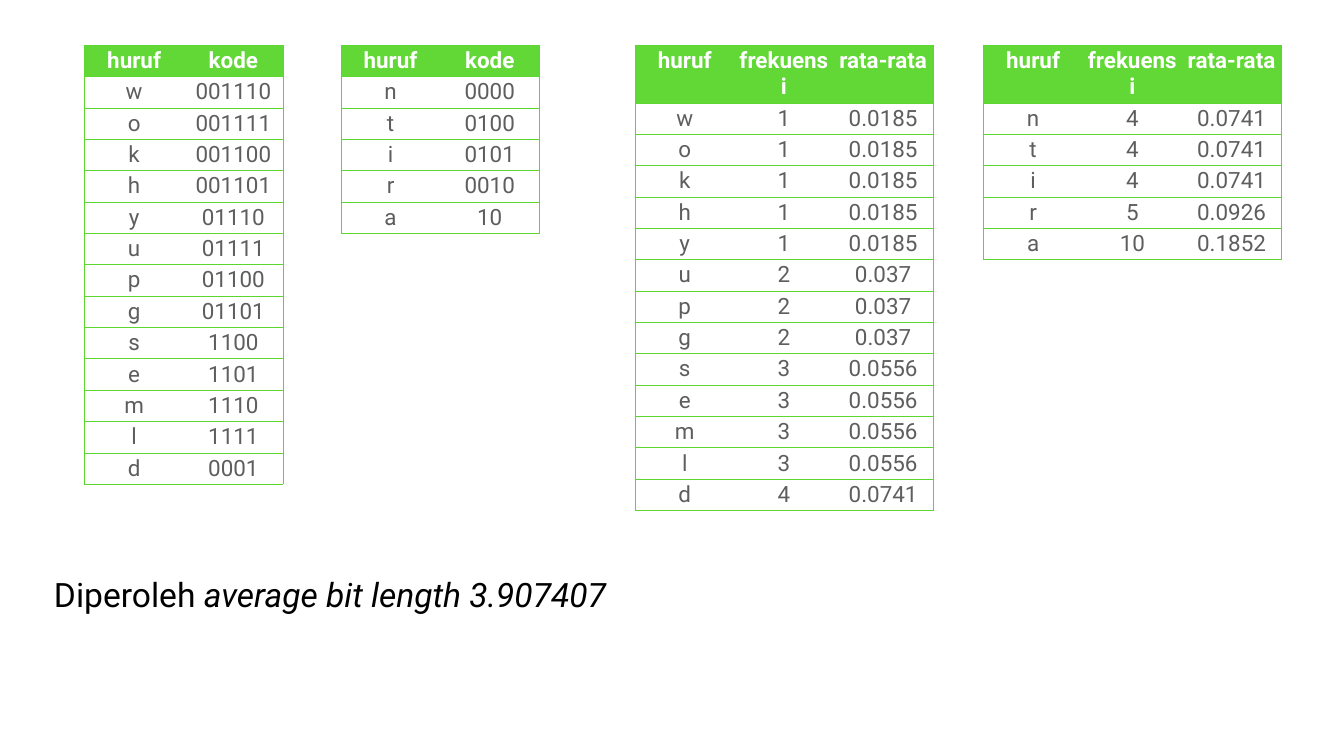
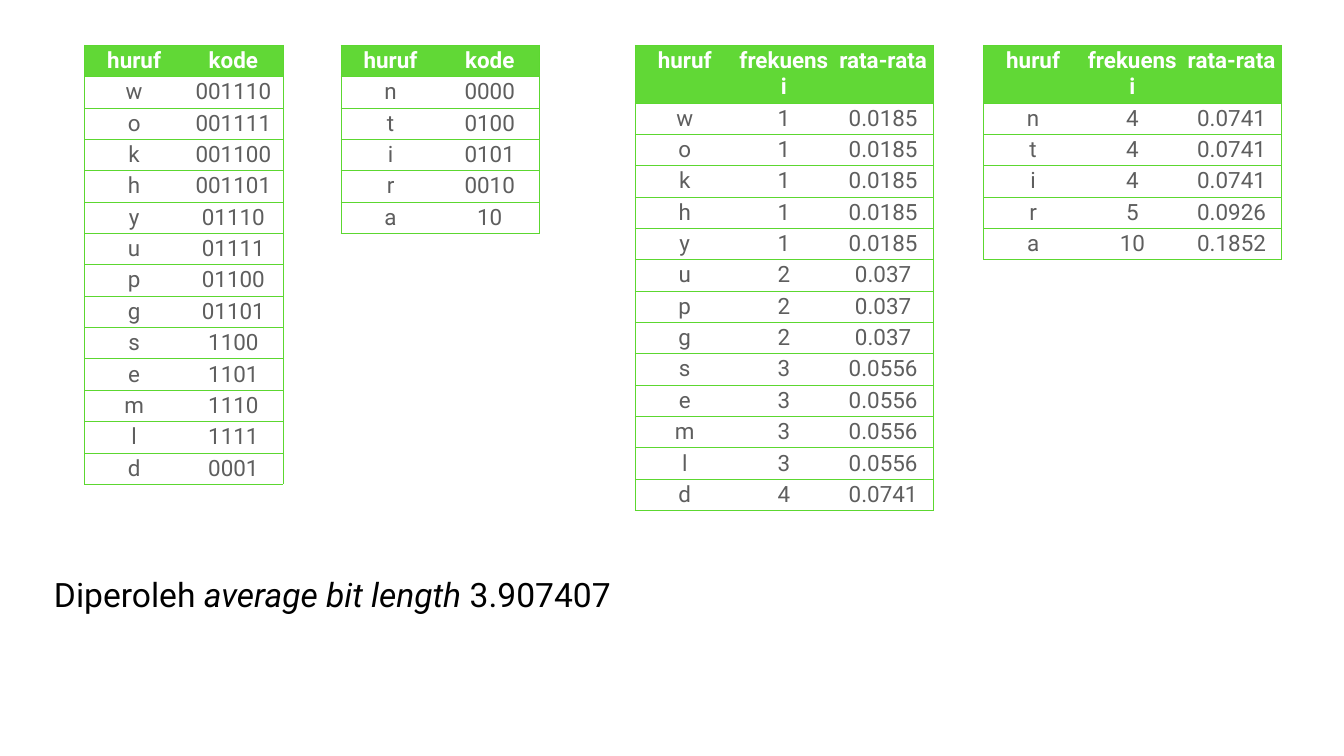
Before and after one commit to DentAlpha/Latihan-6-EL2208-PMC, a slide deck: slide 44 of Latihan 6.pptx. Drawn at 1344x756 pixels with LibreOffice and Linux fonts; fonts in the diff are those of the drawing. Boxes give left, top, right and bottom in pixels: in the first picture for what was removed or moved away, otherwise in the second. Text is boxed around its words. In the diff, an @@ line names an element or a change of style, - is before the commit and + after.

```diff
--- a/Latihan 6.pptx
+++ b/Latihan 6.pptx
@@ text "Diperoleh average bit length 3.907407" at [54,581,611,614]: italic off in "3.907407" @@
```
Also in this commit, not shown: 1 slide added.
